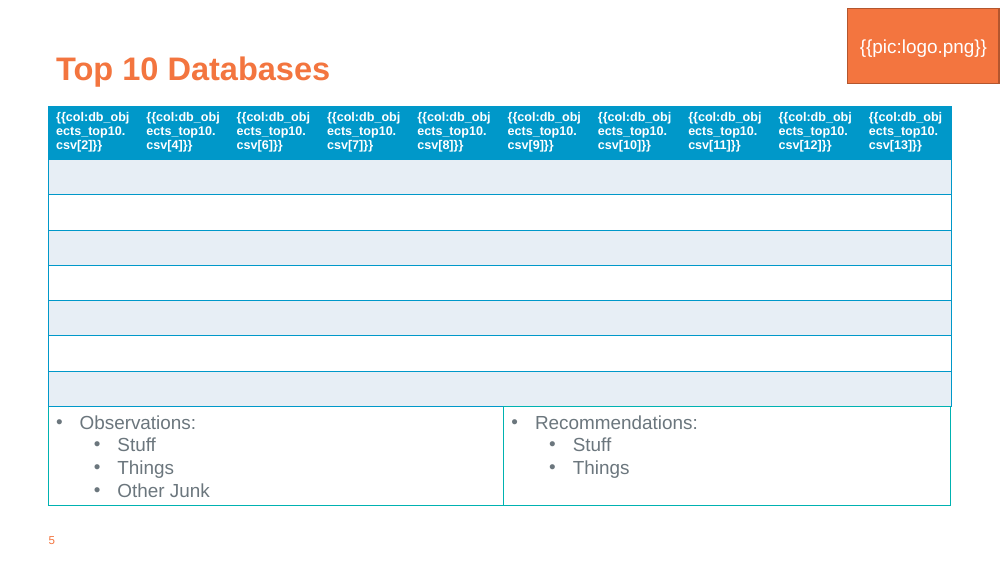
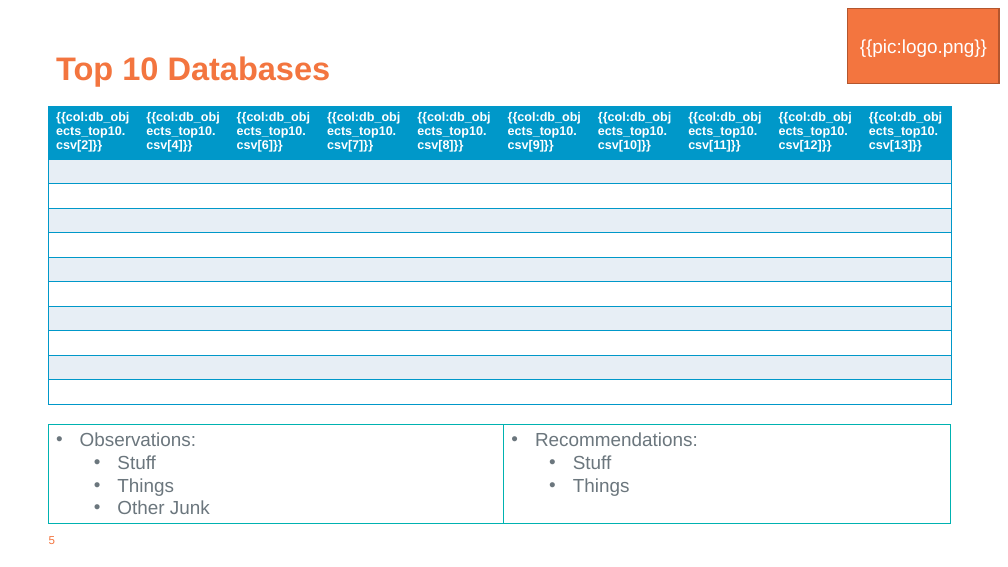
Before and after one commit to tdcoa/sql, a slide deck: slide 5 of filesets/success_plan/success_plan.pptx. Drawn at 1008x567 pixels with LibreOffice and Linux fonts; fonts in the diff are those of the drawing; background and template pictures are left out. Boxes give left, top, right and bottom in pixels: in the first picture for what was removed or moved away, otherwise in the second. Text is boxed around its words. In the diff, an @@ line names an element or a change of style, - is before the commit and + after.

```diff
--- a/filesets/success_plan/success_plan.pptx
+++ b/filesets/success_plan/success_plan.pptx
@@ table at (x1=48, y1=107, x2=948, y2=405) @@
+row 9:  |  |  |  |  |  |  |  |  | 
+row 10:  |  |  |  |  |  |  |  |  | 
+row 11:  |  |  |  |  |  |  |  |  | 
@@ rectangle "Observations:" moved from (x1=48, y1=407, x2=504, y2=506) to (x1=48, y1=424, x2=504, y2=523) @@
@@ rectangle "Recommendations:" moved from (x1=504, y1=407, x2=951, y2=506) to (x1=504, y1=424, x2=951, y2=523) @@
```
Also in this commit, not shown: 2 other slides changed, 1 other file.
